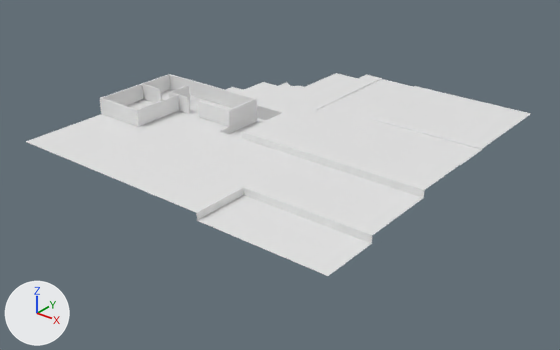
A saved change to the Blender file Workshop/levels/demograund.blend.
Before and after are seen from a camera (50 mm lens) standing at (123.8, -157.5, 93.2) and looking at (2.0, -5.3, -1.1). Lighting does not change. The marker at lower left points along +X, +Y and +Z. Materials are left out; every surface is plain grey.

Names of what the first picture shows: 'city_building_05', 'demoground'.
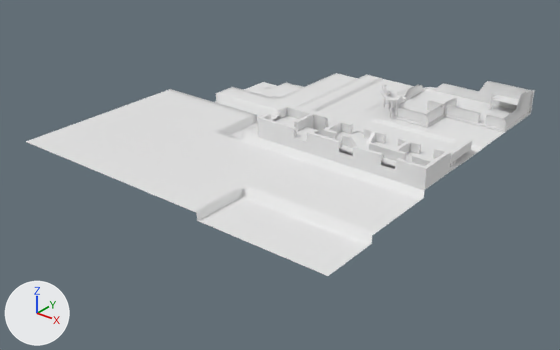
Location of each change, [x1, y1, x2, y2] in pixels of the pictures (560 x 350 px):
'city_building_02', shown
    after: [258, 105, 451, 190]
'city_building_01', shown
    after: [380, 81, 535, 133]
'city_building_05', hidden
    before: [100, 74, 257, 127]
'city_auto_02', added
    after: [443, 138, 472, 167]
part 3 of me_demoground_mesh, shading changed
    both: [26, 73, 529, 276]

What the commit changed:
me_плоскость_006 is used by ob_city_building_02; location (1.1, -8.3, 12.0).
me_плоскость_006 had 288 vertices, 251 faces and spanned x -1.1..48.9, y -3.7..8.4, z 0.0..5.5.
me_плоскость_006 now has 544 vertices, 527 faces and spans x -25.0..25.0, y -6.0..8.0, z 0.0..5.6.
me_плоскость_006 part 1: 288 vertices removed from x -1.1..48.9, y -3.7..8.4, z 0.0..5.5; 544 vertices added at x -25.0..25.0, y -6.0..8.0, z 0.0..5.6.
me_плоскость is used by ob_city_building_01; location (18.5, 22.5, 13.1); scale (0.25, 0.25, 1.0).
me_плоскость had 249 vertices, 233 faces and spanned x -15.2..125.6, y -6.2..110.2, z -1.1..8.8.
me_плоскость now has 634 vertices, 534 faces, 4 loose edges and spans x -16.8..19.3, y -16.4..13.7, z 0.2..8.3.
me_плоскость part 2: 249 vertices removed from x -15.2..125.6, y -6.2..110.2, z -1.1..8.8; 634 vertices added at x -16.8..19.3, y -16.4..13.7, z 0.2..8.3.
me_demoground_mesh has 2887 vertices, 2786 faces and spans x -50.0..50.0, y -50.0..50.1, z 0.0..12.0.
me_demoground_mesh is used by ob_demoground; location (0.0, 0.0, 0.0).
me_demoground_mesh part 3: all faces are now shaded smooth (2786 of 2786 changed).
Mesh me_city_auto_02 is new.
It has 78 vertices, 49 faces and spans x -1.6..1.69, y -2.31..8.66, z -0.84..2.91.
Object 'city_building_05' (ob_city_building_05) is now hidden.
Object 'city_building_02' (ob_city_building_02) is now shown.
Object 'city_building_02' (ob_city_building_02) moves from (1.1, -8.3, 12.0) to (25.0, -6.0, 12.0).
Object 'city_building_01' (ob_city_building_01) is rescaled from (0.25, 0.25, 1.0) to (1.0, 1.0, 1.0).
Object 'city_building_01' (ob_city_building_01) is now shown.
Object 'city_building_01' (ob_city_building_01) moves from (18.5, 22.5, 13.1) to (30.7, 36.2, 11.8).
Object 'city_auto_02' (ob_city_auto_02) is new; it shows me_city_auto_02.
Its location is (47.2, 5.1, 12.5).
